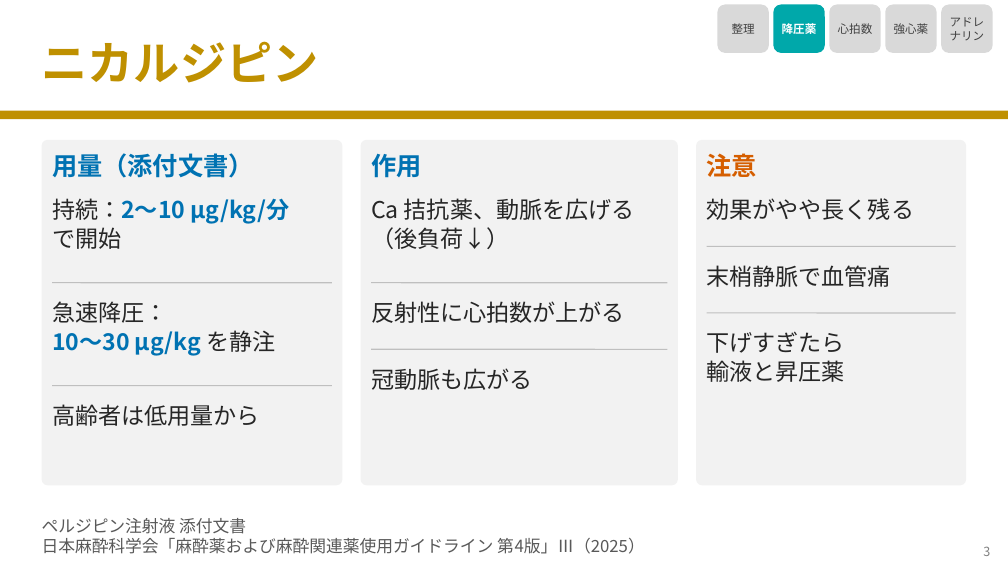
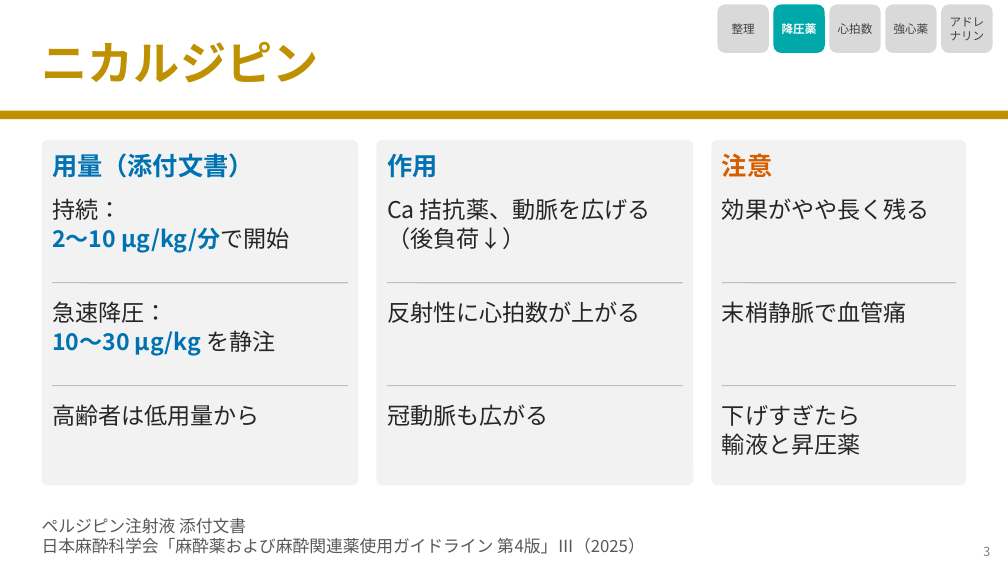
Before and after one commit to nobumitsu-3141/Anes-lecture, a slide deck: slide 4 of slides/3-9_antihypertensives_inotropes/3-9_antihypertensives_inotropes.pptx. Drawn at 1008x567 pixels with LibreOffice and Linux fonts; fonts in the diff are those of the drawing. Boxes give left, top, right and bottom in pixels: in the first picture for what was removed or moved away, otherwise in the second. Text is boxed around its words. In the diff, an @@ line names an element or a change of style, - is before the commit and + after.

```diff
--- a/slides/3-9_antihypertensives_inotropes/3-9_antihypertensives_inotropes.pptx
+++ b/slides/3-9_antihypertensives_inotropes/3-9_antihypertensives_inotropes.pptx
@@ rounded rectangle at box(42, 140, 358, 485): proportions changed @@
@@ rounded rectangle: place and size @@
-rounded rectangle at box(42, 140, 343, 485)
+rounded rectangle at box(42, 140, 358, 485)
@@ rounded rectangle: place and size @@
-rounded rectangle at box(696, 140, 966, 485)
+rounded rectangle at box(712, 140, 966, 485)
@@ rounded rectangle at box(712, 140, 966, 485): proportions changed @@
@@ text "注意": place and size @@
-text "注意" at box(707, 153, 757, 177)
+text "注意" at box(722, 153, 772, 177)
@@ text at box(52, 198, 289, 253): spaces changed @@
-持続：2〜10 μg/kg/分
-で開始
+持続：
+2〜10 μg/kg/分で開始
@@ text "効果がやや長く残る": place and size @@
-text "効果がやや長く残る" at box(707, 198, 915, 220)
+text "効果がやや長く残る" at box(722, 198, 930, 220)
@@ line moved from (52, 283) - (332, 283) to (52, 283) - (348, 283) @@
@@ 3 texts, 1 rounded rectangle, 1 line: place and size @@
-3 texts, 1 rounded rectangle, 1 line at box(361, 140, 678, 485)
+3 texts, 1 rounded rectangle, 1 line at box(377, 140, 693, 485)
@@ text "末梢静脈で血管痛": place and size @@
-text "末梢静脈で血管痛" at box(707, 265, 891, 287)
+text "末梢静脈で血管痛" at box(722, 301, 906, 323)
@@ line moved from (707, 247) - (956, 247) to (722, 283) - (956, 283) @@
@@ line moved from (52, 386) - (332, 386) to (52, 386) - (348, 386) @@
@@ line moved from (371, 349) - (668, 349) to (387, 386) - (683, 386) @@
@@ line moved from (707, 313) - (956, 313) to (722, 386) - (956, 386) @@
@@ text "冠動脈も広がる": place and size @@
-text "冠動脈も広がる" at box(371, 368, 532, 390)
+text "冠動脈も広がる" at box(387, 404, 548, 426)
@@ text "下げすぎたら": place and size @@
-text "下げすぎたら" at box(707, 331, 845, 382)
+text "下げすぎたら" at box(722, 404, 860, 455)
```
Also in this commit, not shown: 5 other slides changed, 3 other files.
